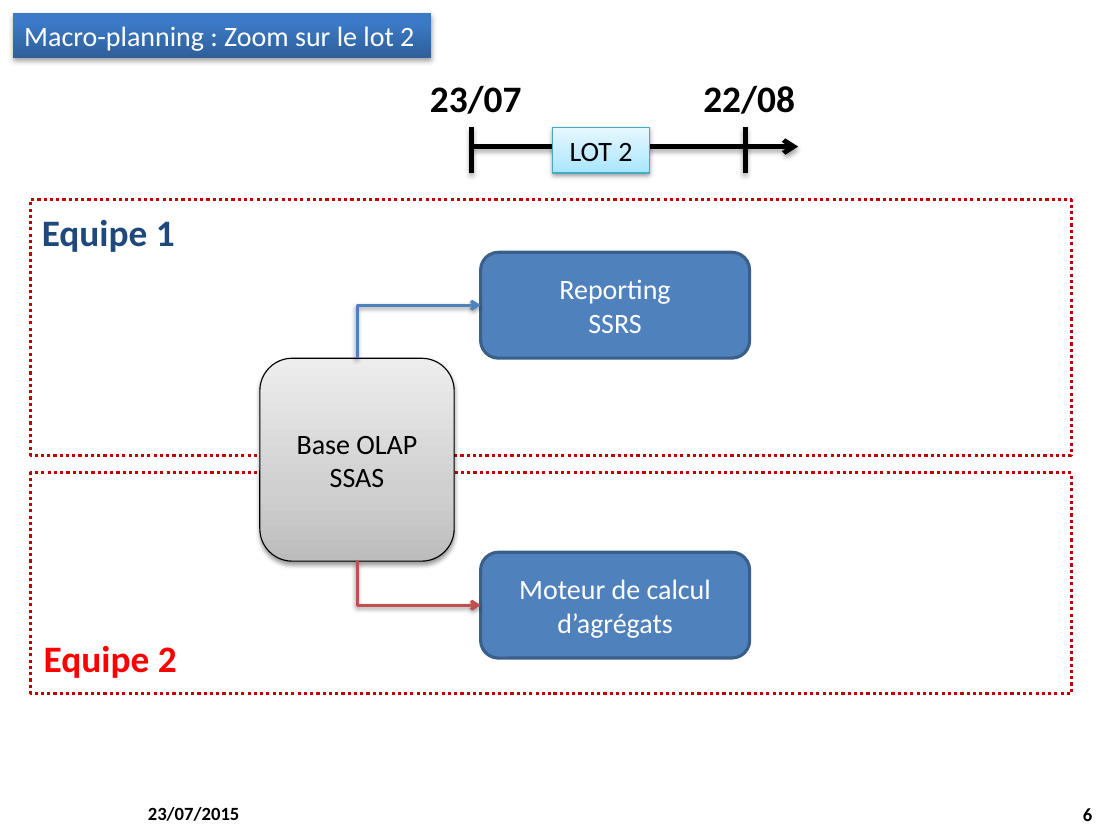
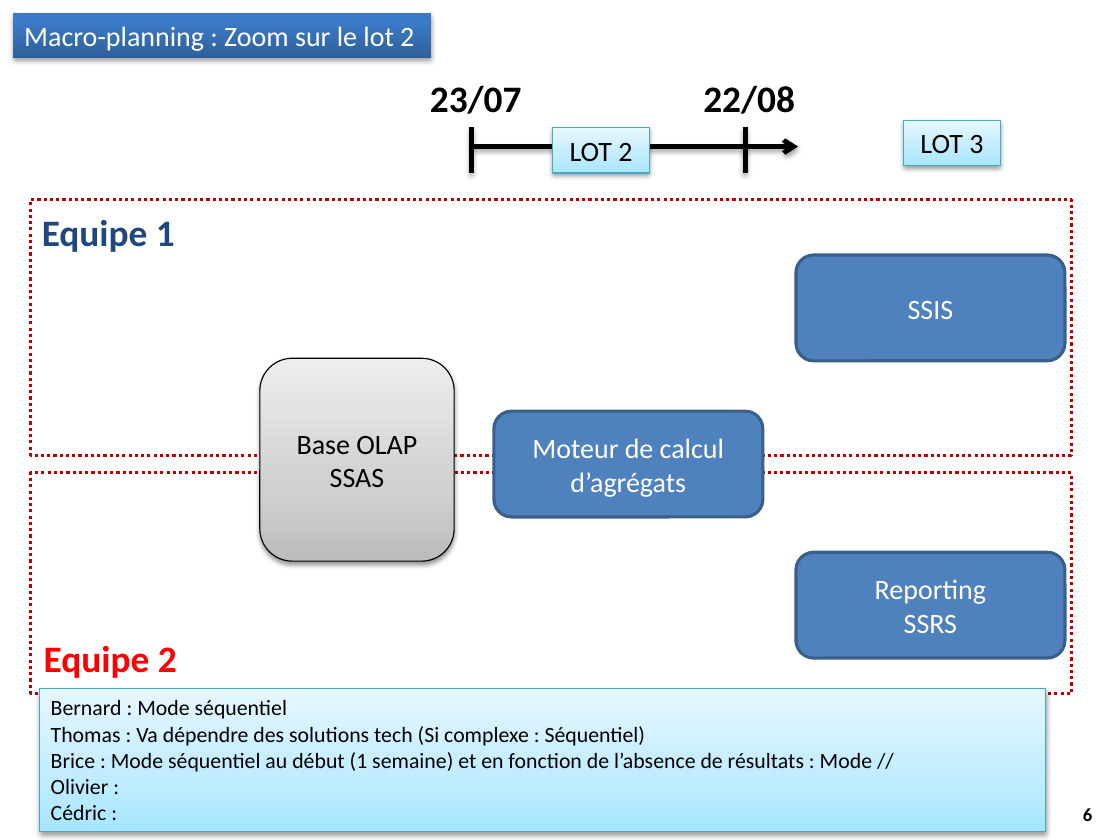
Before and after one commit to M2SIID-ODE/Projet_ODE, a slide deck: slide 6 of Documentation/4 - Suivi projet/Point_Equipe_2015-07-23.pptx. Drawn at 1120x840 pixels with LibreOffice and Linux fonts; fonts in the diff are those of the drawing; background and template pictures are left out. Boxes give left, top, right and bottom in pixels: in the first picture for what was removed or moved away, otherwise in the second. Text is boxed around its words. In the diff, an @@ line names an element or a change of style, - is before the commit and + after.

```diff
--- a/Documentation/4 - Suivi projet/Point_Equipe_2015-07-23.pptx
+++ b/Documentation/4 - Suivi projet/Point_Equipe_2015-07-23.pptx
@@ rectangle added at (904,121,1000,166), fill gradient #A7E6FF to #C1EDFF to #E7F8FF, outline #46AAC5 0.75 pt, 18 pt, text #000000 @@
+LOT 3
@@ rounded rectangle added at (796,255,1065,361), fill #4F81BD, outline #3A5F8C 2 pt, 18 pt, text #FFFFFF @@
+SSIS
@@ elbow arrow removed from (357, 358) to (480, 306) @@
@@ rounded rectangle "Moteur de calcul d’agrégats": place and size @@
-rounded rectangle "Moteur de calcul d’agrégats" at (480,552,749,657)
+rounded rectangle "Moteur de calcul d’agrégats" at (494,411,763,516)
@@ elbow arrow removed from (357, 561) to (480, 605) @@
@@ rounded rectangle "Reporting": place and size @@
-rounded rectangle "Reporting" at (480,252,749,357)
+rounded rectangle "Reporting" at (796,552,1065,657)
@@ rectangle added at (39,689,1045,832), fill gradient #A7E6FF to #C1EDFF to #E7F8FF, outline #46AAC5 0.75 pt, 14 pt, text #000000 @@
+Bernard : Mode séquentiel
+Thomas : Va dépendre des solutions tech (Si complexe : Séquentiel)
+Brice : Mode séquentiel au début (1 semaine) et en fonction de l’absence de résultats : Mode //
+Olivier :
+Cédric :
```
Also in this commit, not shown: 5 other slides changed.
